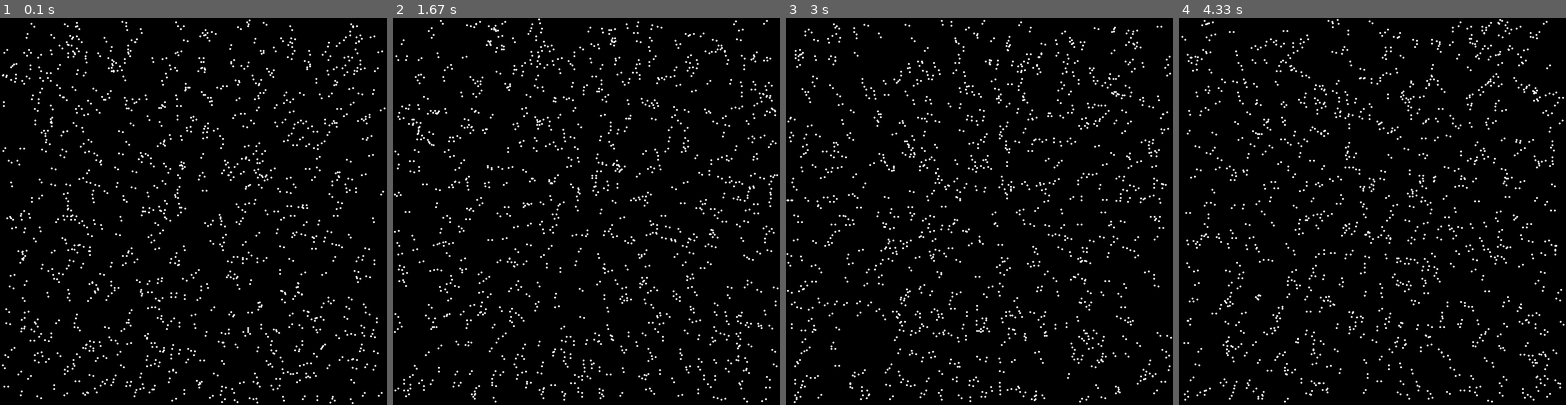
Above: before the commit, frames 1-4 (left to right).
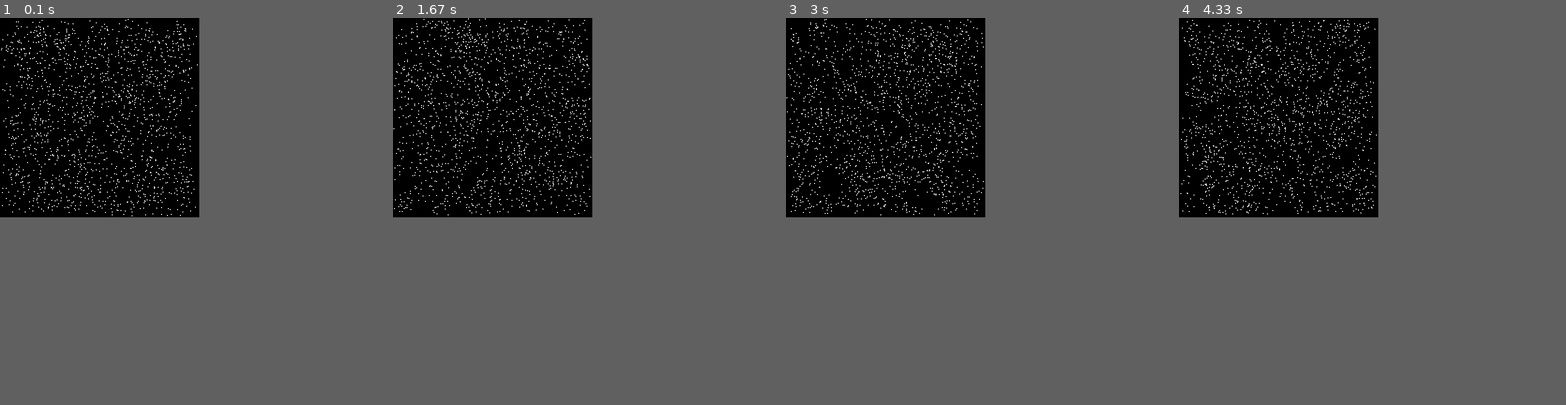
Above: after the commit, the same moments.

Repository: eleweek/EEG_entrainment
Game: pygame game, started from scripts/glass.py
Two runs of this game, one before a commit and one after it. Both use one fixed random seed, a clock stepped at 60 frames per second and the inputs below.
Inputs:
- Up to frame 1 (0.1 s): no input
- Up to frame 2 (1.67 s): hold Up 0.33-0.8 s; hold Down 0.83-1.13 s; hold Up from 1.17 s (still down)
- Up to frame 3 (3 s): release Up at 1.72 s; hold Down 1.75-2.42 s; hold Up from 2.45 s (still down)
- Up to frame 4 (4.33 s): release Up at 3.27 s; hold Down 3.3-4.22 s; hold Up from 4.25 s (still down)
The window is 800x800 before the commit and 412x412 after it. Grey fills any space a smaller window leaves; there, only what the larger window draws over its background counts as a difference.

The runs differ from the first frame. In frame 1, 3.8% of the frame differs, in the area x 0-100%, y 0-100%; in frame 2, 3.8%; in frame 3, 3.8%; in frame 4, 3.8%.

Commit message:
Make glass.py by default generate images with more sensible parameters

Diff:
--- a/scripts/glass.py
+++ b/scripts/glass.py
@@ -10,16 +10,18 @@
                     help="Signal fraction (0..1). Default 0.24 (~24%%).")
     ap.add_argument("--density", type=float, default=0.03,
                     help="Approx. dot area density (0..1). Default 0.03 (~3%%).")
-    ap.add_argument("--shift", type=float, default=8.0,
-                    help="Glass shift (pixels) between dots in a dipole. Default 8.")
-    ap.add_argument("--dotsize", type=int, default=2,
-                    help="Dot radius in pixels. Default 2.")
-    ap.add_argument("--size", type=int, default=800,
-                    help="Window/aperture size in pixels (square). Default 800.")
+    ap.add_argument("--shift", type=float, default=14.0,
+                    help="Glass shift (pixels) between dots in a dipole. Default 14 (matches run_trials).")
+    ap.add_argument("--dotr", type=int, default=1,
+                    help="Dot radius in pixels. Default 1 (2 px diameter; matches run_trials).")
+    ap.add_argument("--size", type=int, default=412,
+                    help="Aperture size in pixels (square). Default 412 (matches run_trials).")
     ap.add_argument("--handed", choices=["cw","ccw"], default="cw",
                     help="Spiral handedness for 0<angle<90. Default cw.")
     ap.add_argument("--shape", choices=["circle","square"], default="circle",
                     help="Dot shape. Default circle.")
+    ap.add_argument("--fullscreen", action="store_true",
+                    help="Open in fullscreen (scaled) instead of a window.")
     ap.add_argument("--seed", type=int, default=None, help="Random seed.")
     ap.add_argument("output", nargs="?", help="If provided, save PNG to this path and exit.")
     return ap.parse_args()
@@ -131,13 +133,25 @@
         surface = pygame.Surface((args.size, args.size))
         draw_glass(surface, (args.size//2, args.size//2), args.size,
                    float(args.angle), args.snr, args.density, args.shift,
-                   args.dotsize, args.handed, args.seed, args.shape)
+                   args.dotr, args.handed, args.seed, args.shape)
         pygame.image.save(surface, outfile)
         print(f"Saved: {outfile}")
         pygame.quit()
         return 0
 
-    screen = pygame.display.set_mode((args.size, args.size))
+    flags = 0
+    ap_surface = None
+    if args.fullscreen:
+        flags |= pygame.SCALED | pygame.FULLSCREEN | pygame.DOUBLEBUF | pygame.HWSURFACE
+        # Match run_trials style: fullscreen 1920x1080, vsync on
+        screen = pygame.display.set_mode((1920, 1080), flags=flags, vsync=1)
+        screen_w, screen_h = screen.get_size()
+        ap_size = args.size
+        ap_surface = pygame.Surface((ap_size, ap_size))
+    else:
+        # Windowed mode: restore original behavior (square window of --size)
+        screen = pygame.display.set_mode((args.size, args.size))
+        screen_w, screen_h = screen.get_size()
     pygame.display.set_caption("Glass pattern")
     clock = pygame.time.Clock()
 
@@ -146,11 +160,21 @@
     seed = args.seed
 
     def refresh(seed_override=None):
-        title = f"Glass pattern | angle={angle:.1f}° ({handed})  SNR={args.snr:.2f}  density={args.density:.2f}  shift={args.shift}px  dotsize={args.dotsize}px  shape={args.shape}"
+        title = f"Glass pattern | angle={angle:.1f}° ({handed})  SNR={args.snr:.2f}  density={args.density:.2f}  shift={args.shift}px  dotr={args.dotr}px  shape={args.shape}"
         pygame.display.set_caption(title)
-        draw_glass(screen, (args.size//2, args.size//2), args.size, angle,
-                   args.snr, args.density, args.shift, args.dotsize, handed,
-                   seed_override if seed_override is not None else seed, args.shape)
+        if ap_surface is None:
+            # Direct draw into window (square)
+            draw_glass(screen, (screen_w//2, screen_h//2), screen_w, angle,
+                       args.snr, args.density, args.shift, args.dotr, handed,
+                       seed_override if seed_override is not None else seed, args.shape)
+        else:
+            # Draw into square surface and center on fullscreen 1920x1080
+            draw_glass(ap_surface, (ap_size//2, ap_size//2), ap_size, angle,
+                       args.snr, args.density, args.shift, args.dotr, handed,
+                       seed_override if seed_override is not None else seed, args.shape)
+            screen.fill((0,0,0))
+            topleft = ((screen_w - ap_size)//2, (screen_h - ap_size)//2)
+            screen.blit(ap_surface, topleft)
         pygame.display.flip()
 
     refresh()
